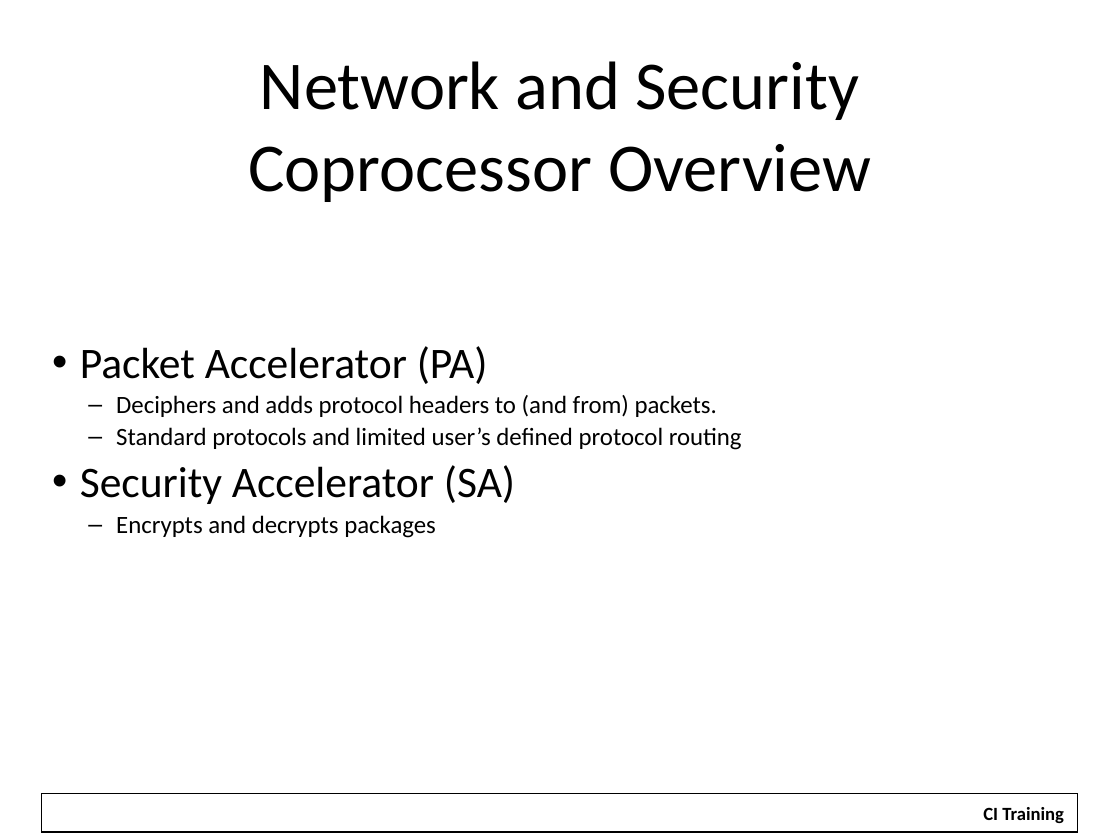
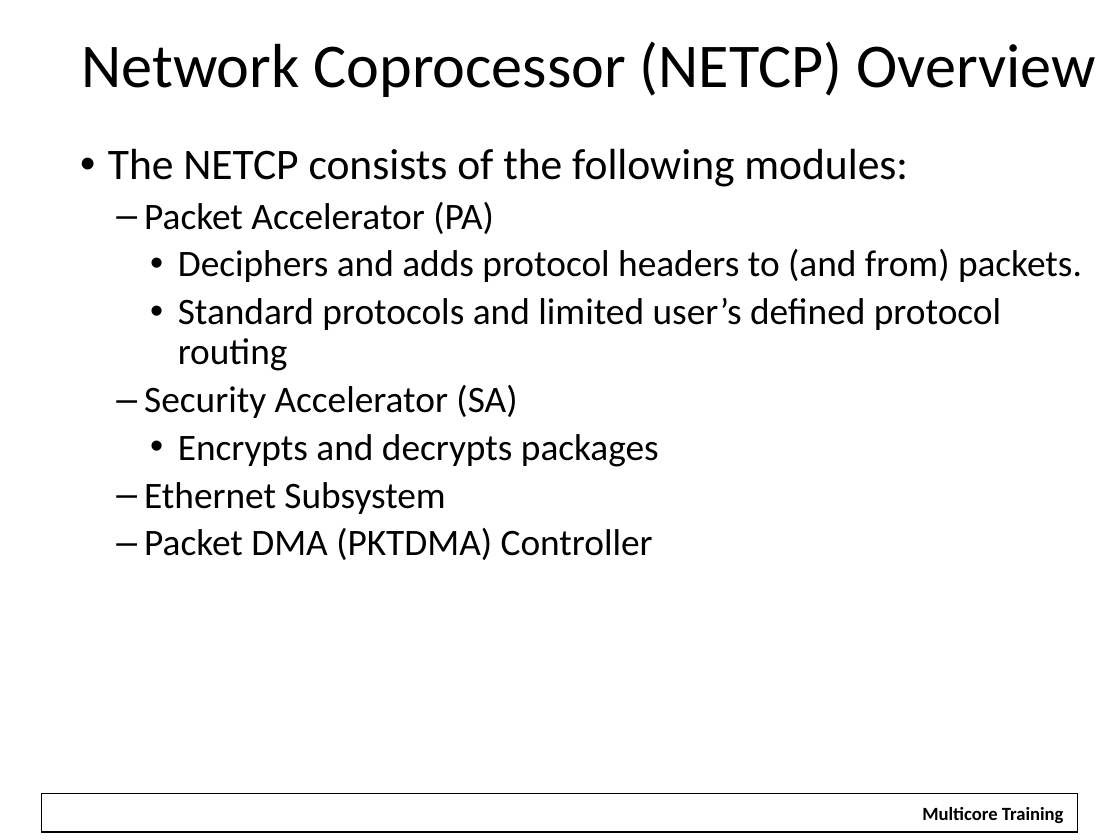
Before and after one commit to hari1989/keystone-workshop, a slide deck: slide 41 of slides/KeyStone Overview.pptx. Drawn at 1120x840 pixels with LibreOffice and Linux fonts; fonts in the diff are those of the drawing; background and template pictures are left out. Boxes give left, top, right and bottom in pixels: in the first picture for what was removed or moved away, otherwise in the second. Text is boxed around its words. In the diff, an @@ line names an element or a change of style, - is before the commit and + after.

Commit message:
Updates for Pittsburgh Training

```diff
--- a/slides/KeyStone Overview.pptx
+++ b/slides/KeyStone Overview.pptx
@@ title at [82,41,1096,97]: text changed; size 44 to 40 pt @@
-Network and Security
-Coprocessor Overview
+Network Coprocessor (NETCP) Overview
@@ text "The NETCP consists of the ...": place and size @@
-text "The NETCP consists of the ..." at [80,346,742,538]
+text "The NETCP consists of the ..." at [108,148,1082,560]
@@ text at [108,148,908,187]: paragraph added @@
+• The NETCP consists of the following modules:
@@ text at [144,202,1082,467]: size 28 to 24 pt in "Packet Accelerator (PA)", "Security Accelerator (SA)"; size 16 to 24 pt in "Deciphers and adds protocol headers to (and ...", "Standard protocols and limited user’s defined protocol ...", "Encrypts and decrypts packages"; bullet • to –; list level 1 to 2 in "Packet Accelerator (PA)"; bullet – to •; list level 2 to 3 in "Deciphers and adds protocol headers ..."; list level 2 to 3 in "Standard protocols and limited user’s ..."; list level 1 to 2 in "Security Accelerator (SA)"; list level 2 to 3 in "Encrypts and decrypts packages" @@
@@ text at [144,482,653,560]: paragraphs added @@
+  – Ethernet Subsystem
+  – Packet DMA (PKTDMA) Controller
@@ text at [922,807,1064,823]: text changed @@
-CI Training
+Multicore Training
```
Also in this commit, not shown: 64 other slides changed, 20 other files.
